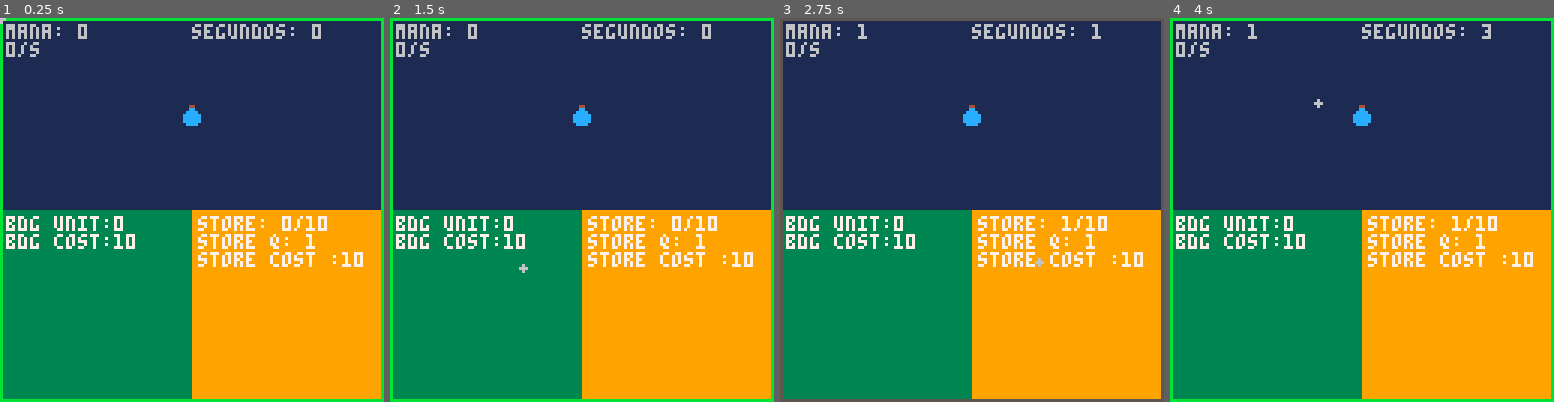
Above: before the commit, frames 1-4 (left to right).
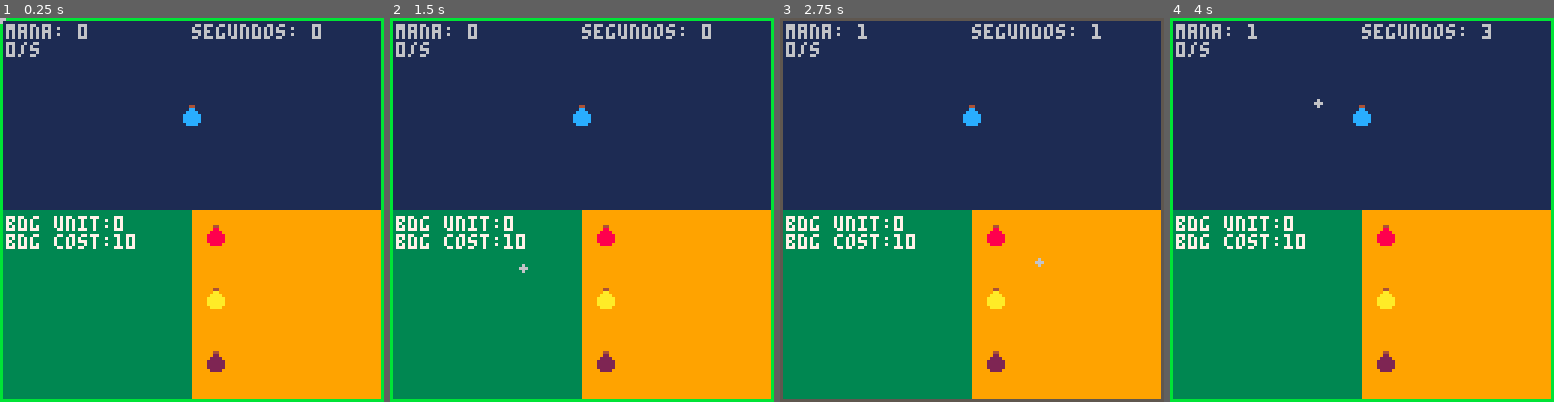
Above: after the commit, the same moments.

Repository: FabianBeltran96/pico-8
Game: PICO-8 cartridge demo/demo.p8
Two runs of this game, one before a commit and one after it. Both use one fixed random seed, a clock stepped at 60 frames per second and the inputs below.
Inputs (mouse positions are in pixels of both pictures, inside the frame that each line leads up to):
- Up to frame 1 (0.25 s): no input
- Up to frame 2 (1.5 s): click (459, 121) at 0.67 s; click (520, 267) at 1.22 s
- Up to frame 3 (2.75 s): click (975, 114) at 1.77 s; click (1037, 259) at 2.32 s
- Up to frame 4 (4 s): click (1492, 106) at 2.87 s; click (1254, 256) at 3.42 s; click (1315, 102) at 3.97 s

The runs differ from the first frame. In frame 1, 2.0% of the frame differs, in the area x 51-95%, y 51-93%; in frame 2, 2.0%; in frame 3, 2.0%; in frame 4, 2.0%.

Commit message:
adding new sprites, and adjust storage logic

Diff:
--- a/demo/demo.p8
+++ b/demo/demo.p8
@@ -10,13 +10,13 @@
 
 __gfx__
 00000000000000000000000000000000000000000000000000000000000000000000000000000000000000000000000000000000000000000000000000000000
-00000000000440000000000000000000000000000000000000000000000000000000000000000000000000000000000000000000000000000000000000000000
-00700700000cc0000000000000000000000000000000000000000000000000000000000000000000000000000000000000000000000000000000000000000000
-0007700000cccc000000000000000000000000000000000000000000000000000000000000000000000000000000000000000000000000000000000000000000
-000770000cccccc00000000000000000000000000000000000000000000000000000000000000000000000000000000000000000000000000000000000000000
-007007000cccccc00000000000000000000000000000000000000000000000000000000000000000000000000000000000000000000000000000000000000000
-000000000cccccc00000000000000000000000000000000000000000000000000000000000000000000000000000000000000000000000000000000000000000
-0000000000cccc000000000000000000000000000000000000000000000000000000000000000000000000000000000000000000000000000000000000000000
+00000000000440000004400000044000000440000000000000000000000000000000000000000000000000000000000000000000000000000000000000000000
+00700700000cc00000088000000aa000000220000000000000000000000000000000000000000000000000000000000000000000000000000000000000000000
+0007700000cccc000088880000aaaa00002222000000000000000000000000000000000000000000000000000000000000000000000000000000000000000000
+000770000cccccc0088888800aaaaaa0022222200000000000000000000000000000000000000000000000000000000000000000000000000000000000000000
+007007000cccccc0088888800aaaaaa0022222200000000000000000000000000000000000000000000000000000000000000000000000000000000000000000
+000000000cccccc0088888800aaaaaa0022222200000000000000000000000000000000000000000000000000000000000000000000000000000000000000000
+0000000000cccc000088880000aaaa00002222000000000000000000000000000000000000000000000000000000000000000000000000000000000000000000
 33333333111111119999999900000000000000000000000000000000000000000000000000000000000000000000000000000000000000000000000000000000
 33333333111111119999999900000000000000000000000000000000000000000000000000000000000000000000000000000000000000000000000000000000
 33333333111111119999999900000000000000000000000000000000000000000000000000000000000000000000000000000000000000000000000000000000
--- a/demo/storage.lua
+++ b/demo/storage.lua
@@ -1,21 +1,32 @@
 storage = {
-	units = 1,
+	quantity = 1,
 	flag = false,
 	isFull = false,
 	flag = false,
 	cost = 10,
+	sprite = {
+		x = 64,
+		y = 64,
+		w = 64,
+		h = 64
+	},
+	types = {
+		"Mana Bottle",
+		"Mana Vault",
+		"Etherial Fountain"
+	},
 
 	init = function(self)
-		self.units = 1
+		self.quantity = 1
 		self.flag = false
 		self.isFull = false
 		self.flag = false
-		self.total = self.units * 10
+		self.total = self.quantity * 10
 		self.cost = 10
 	end,
 
 	update = function(self)
-		self.total = self.units * 10
+		self.total = self.quantity * 10
 
 		if (mana.quantity >= self.total) then
 			self.isFull = true
@@ -23,15 +34,13 @@
 			self.isFull = false
 		end
 
-		if stat(34) == 1 and not self.flag then
-			if ((stat(32) >= 64) and (stat(32) <= 128)) then
-				if ((stat(33) >= 64) and (stat(33) <= 128)) then
-					if (mana.quantity >= self.cost) then
-						mana.quantity -= 10
-						self.units += 1
-						self.flag = true
-						self.cost += 1
-					end
+		if mouse:is_pressed() and not self.flag then
+			if mouse:is_clicked_on_area(self.sprite.x, self.sprite.y, self.sprite.w, self.sprite.h) then
+				if (mana.quantity >= self.cost) then
+					mana.quantity -= 10
+					self.quantity += 1
+					self.flag = true
+					self.cost += 1
 				end
 			end
 		end
@@ -42,8 +51,14 @@
 	end,
 
 	draw = function(self)
-		print("store: " .. mana.quantity .. "/" .. self.total, 66, 66)
-		print("store q: " .. self.units)
-		print("store cost :" .. self.cost)
+		local start = 64
+		for i = 0, 2 do
+			-- printh(self.types[i],"log")
+			spr(i + 2, start + 4, 64 + (i * 21) + 4)
+			-- rectfill(64 + (i * 21), 64 + 42, 64 + (i * 21) + 1, 64 + 42 + 1, 7)
+			-- rectfill(64, 64 + 42, 128, 64 + 42 + 1, 7)
+		end
+		-- spr(2, 64, 64, 64, 64)
+		-- spr(3, 64, 64, 64, 64)
 	end
 }
--- a/demo/utils/mouse.lua
+++ b/demo/utils/mouse.lua
@@ -18,6 +18,7 @@
     -- Dibujar el mouse.
     draw = function(self)
         circfill(self.x, self.y, 1, 6)
+        -- print(self.x .. ", " .. self.y, self.x + 4, self.y - 4, 6)
     end,
 
     -- Métodos de la clase.
